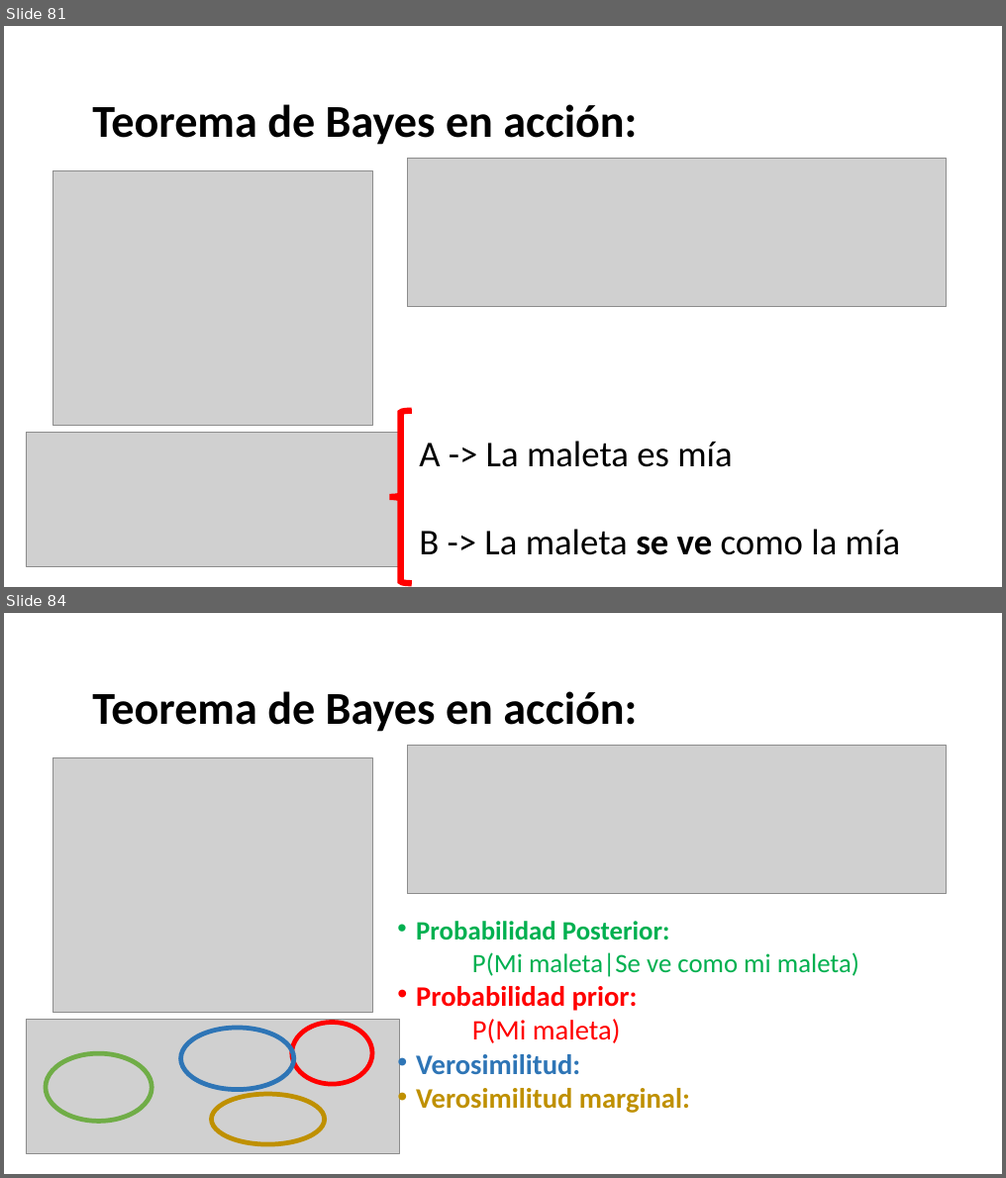
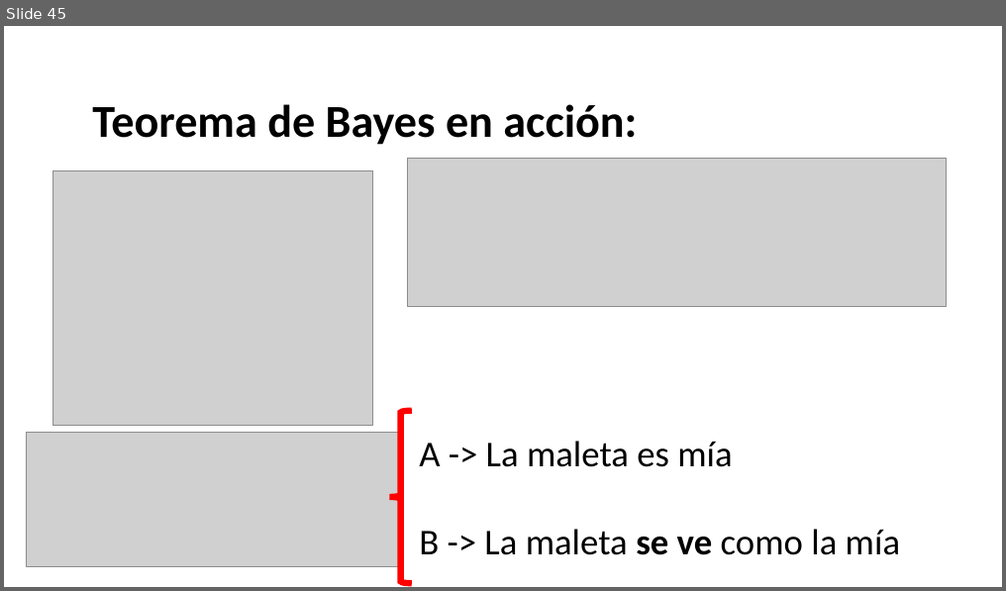
Before and after one commit to Adrifelcha/afchavez-019, a slide deck: Lab25/Adjuntías/2020-2/InferenciaBayesiana.pptx. Shown one above the other, each under a label of ours: slides 81 and 84 before the commit, slide 45 after it; the slides between them are not shown. The pictures are 1006x1178 and 1006x591 pixels, drawn with LibreOffice and Linux fonts; fonts in the diff are those of the drawing; grey boxes stand for pictures. Boxes give left, top, right and bottom in pixels: in the first picture for what was removed or moved away, otherwise in the second. Text is boxed around its words. In the diff, an @@ line names an element or a change of style, - is before the commit and + after.

```diff
--- a/Lab25/Adjuntías/2020-2/InferenciaBayesiana.pptx
+++ b/Lab25/Adjuntías/2020-2/InferenciaBayesiana.pptx
@@ slide 84 removed at <box>4,613,1002,1174</box>, background #FFFFFF @@
@@ text removed at <box>92,691,637,732</box> @@
-Teorema de Bayes en acción:
@@ picture removed at <box>53,759,372,1014</box> @@
@@ picture removed at <box>408,746,946,894</box> @@
@@ text removed at <box>416,921,859,1113</box> @@
-• Probabilidad Posterior:
-P(Mi maleta|Se ve como mi maleta)
-• Probabilidad prior:
-P(Mi maleta)
-• Verosimilitud:
-• Verosimilitud marginal:
@@ picture removed at <box>26,1020,399,1155</box> @@
@@ ellipse removed at <box>180,1028,294,1090</box> @@
@@ ellipse removed at <box>292,1023,372,1084</box> @@
@@ ellipse removed at <box>46,1054,152,1121</box> @@
@@ ellipse removed at <box>211,1094,325,1146</box> @@
@@ what was slide 81 is now slide 45 @@
```
Also in this commit, not shown: 14 slides changed, 2 slides added, 59 other slides removed, 5 other files.
